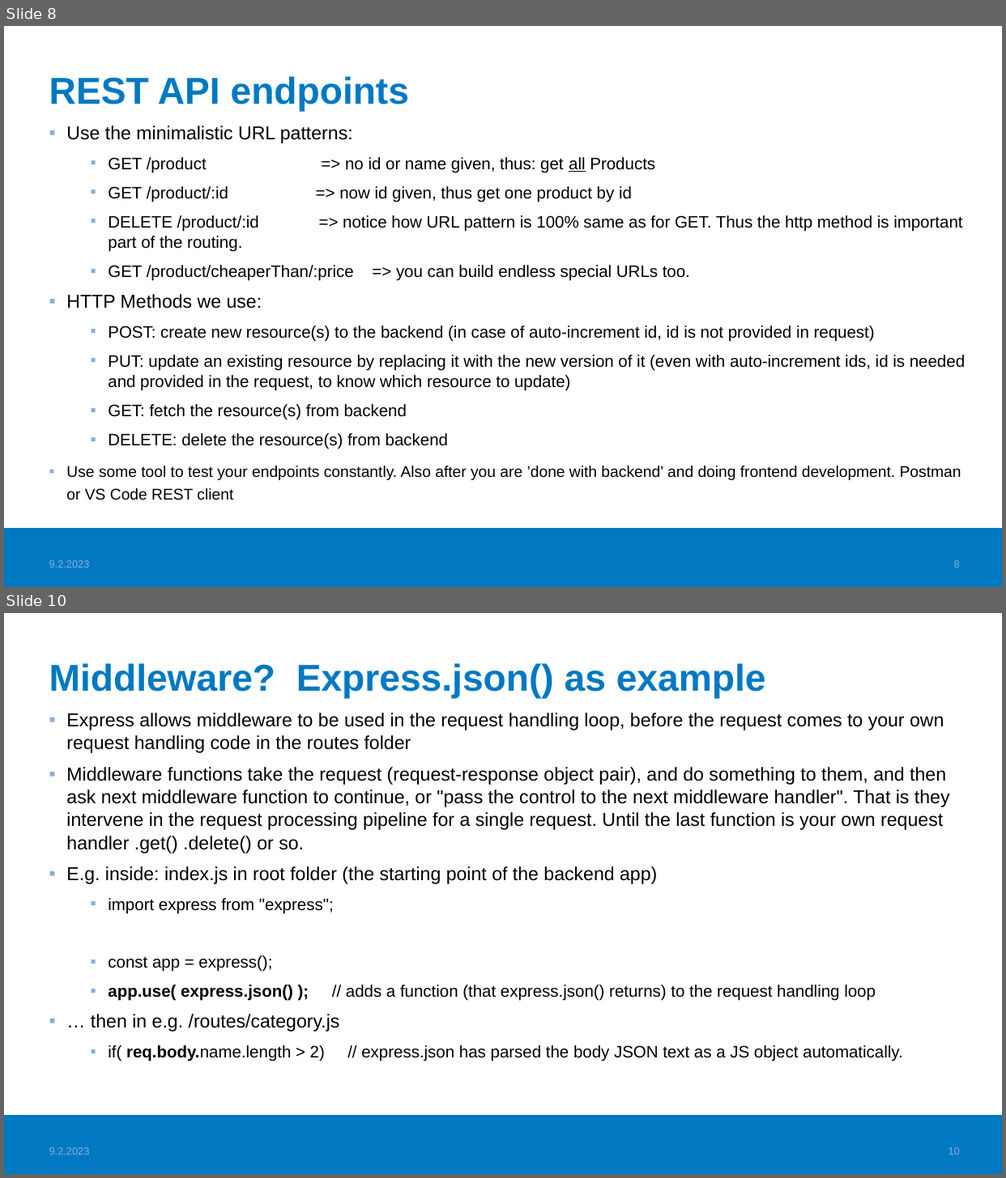
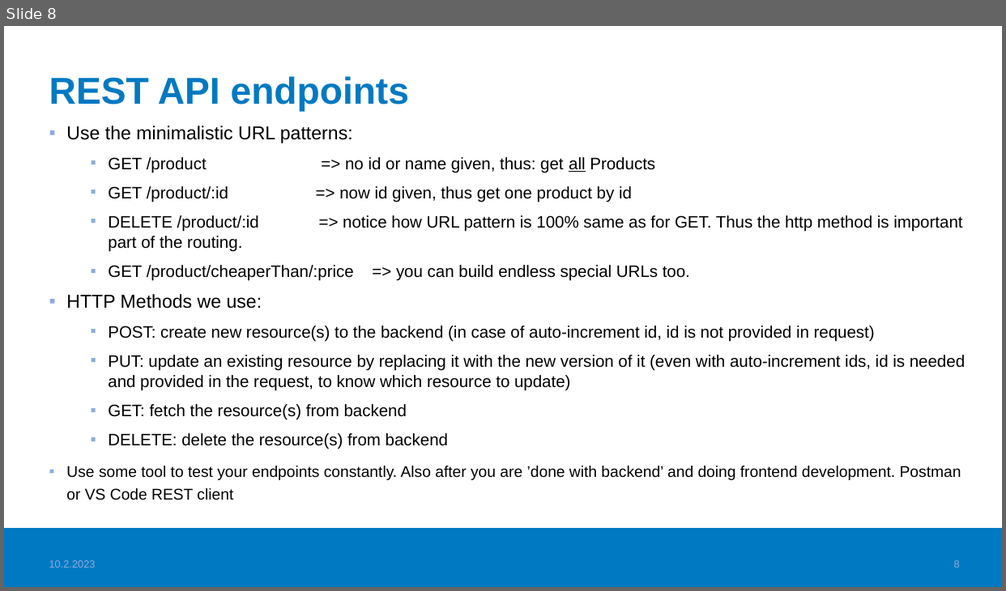
Before and after one commit to haagahelia/ohke-teknologiat, a slide deck: 05_es6_node/NodeJS_demo/02_nodejs/NodeJS.pptx. Shown one above the other, each under a label of ours: slides 8 and 10 before the commit, slide 8 after it; the slides between them are not shown. The pictures are 1006x1178 and 1006x591 pixels, drawn with LibreOffice and Linux fonts; fonts in the diff are those of the drawing; background and template pictures are left out. Boxes give left, top, right and bottom in pixels: in the first picture for what was removed or moved away, otherwise in the second. Text is boxed around its words. In the diff, an @@ line names an element or a change of style, - is before the commit and + after.

Commit message:
Split NodeJs.pdf to three files, incl. Express and What else could be added to project. Additions

```diff
--- a/05_es6_node/NodeJS_demo/02_nodejs/NodeJS.pptx
+++ b/05_es6_node/NodeJS_demo/02_nodejs/NodeJS.pptx
@@ slide 10 removed at box(4, 613, 1002, 1174), background #FFFFFF; not listed: 1 template element that a slide beside it also shows @@
@@ title removed at box(49, 663, 766, 699) @@
-Middleware? Express.json() as example
@@ text removed at box(66, 713, 950, 1062) @@
-▪ Express allows middleware to be used in the request handling loop, before the request comes to your own request handling code in the routes folder
-▪ Middleware functions take the request (request-response object pair), and do something to them, and then ask next middleware function to continue, or "pass the control to the next middleware handler". That is they intervene in the request processing pipeline for a single request. Until the last function is your own request handler .get() .delete() or so.
-▪ E.g. inside: index.js in root folder (the starting point of the backend app)
-  ▪ import express from "express";
-  ▪ const app = express();
-  ▪ app.use( express.json() ); // adds a function (that express.json() returns) to the request handling loop
-▪ … then in e.g. /routes/category.js
-  ▪ if( req.body.name.length > 2) // express.json has parsed the body JSON text as a JS object automatically.
@@ text removed at box(49, 1148, 90, 1155) @@
-9.2.2023
@@ page number removed at box(948, 1148, 960, 1155) @@
-10
@@ slide 8 changed as well @@
@@ text at box(49, 561, 96, 568): text changed @@
-9.2.2023
+10.2.2023
```
Also in this commit, not shown: 7 other slides changed, 3 other slides removed, 6 other files.
